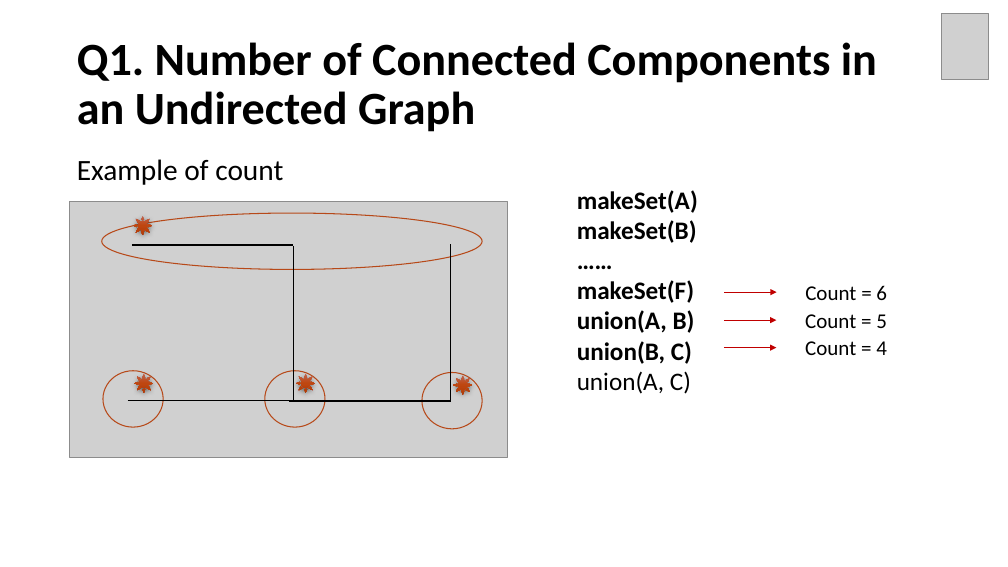
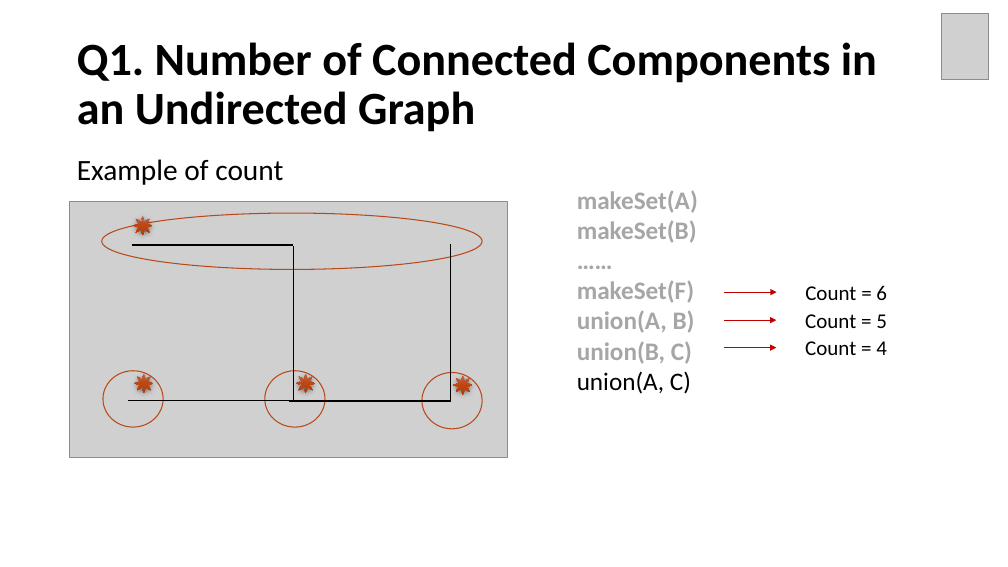
Before and after one commit to Neo-Hao/union-find, a slide deck: slide 45 of slides.pptx (slide 44 before the commit). Drawn at 1008x567 pixels with LibreOffice and Linux fonts; fonts in the diff are those of the drawing; grey boxes stand for pictures. Boxes give left, top, right and bottom in pixels: in the first picture for what was removed or moved away, otherwise in the second. Text is boxed around its words. In the diff, an @@ line names an element or a change of style, - is before the commit and + after.

```diff
--- a/slides.pptx
+++ b/slides.pptx
@@ text at box(577, 191, 698, 364): text colour #000000 to #A6A6A6 in "makeSet(A)", "makeSet(B)", "……", "makeSet(F)" and 2 more places @@
```
Also in this commit, not shown: 9 other slides changed, 2 slides added, 4 other files.
